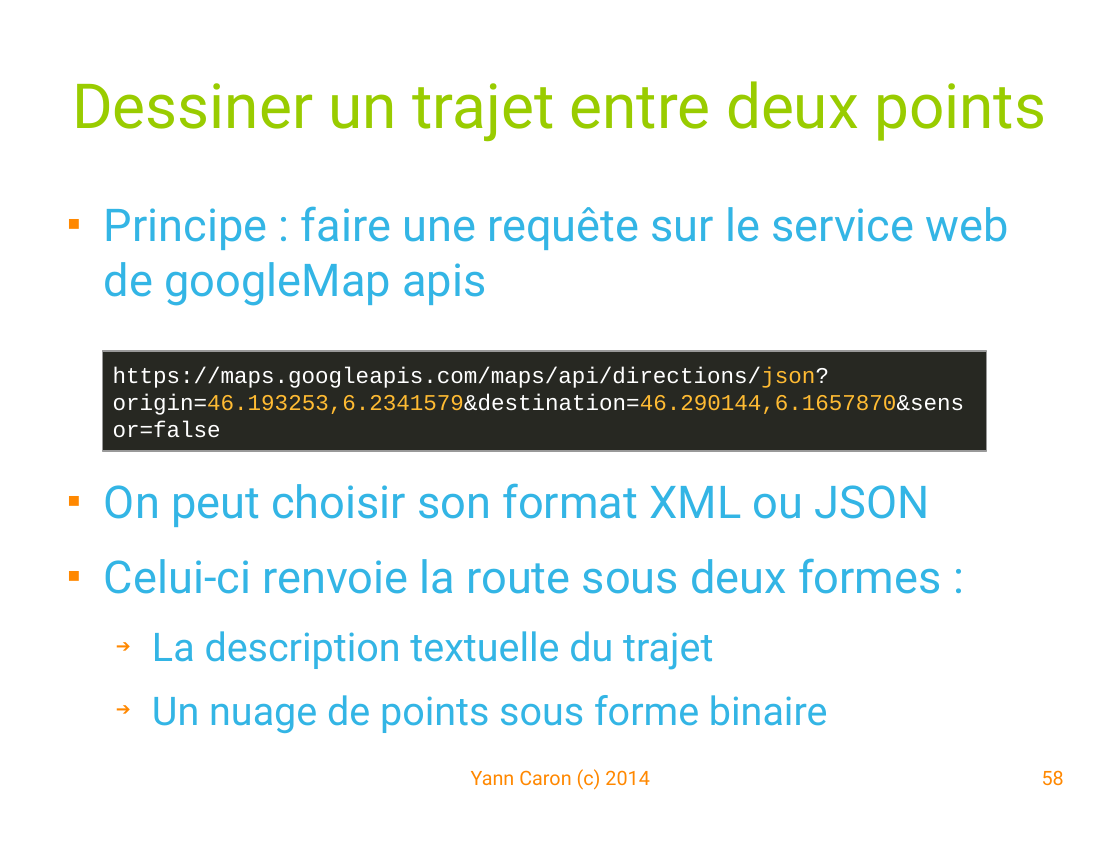
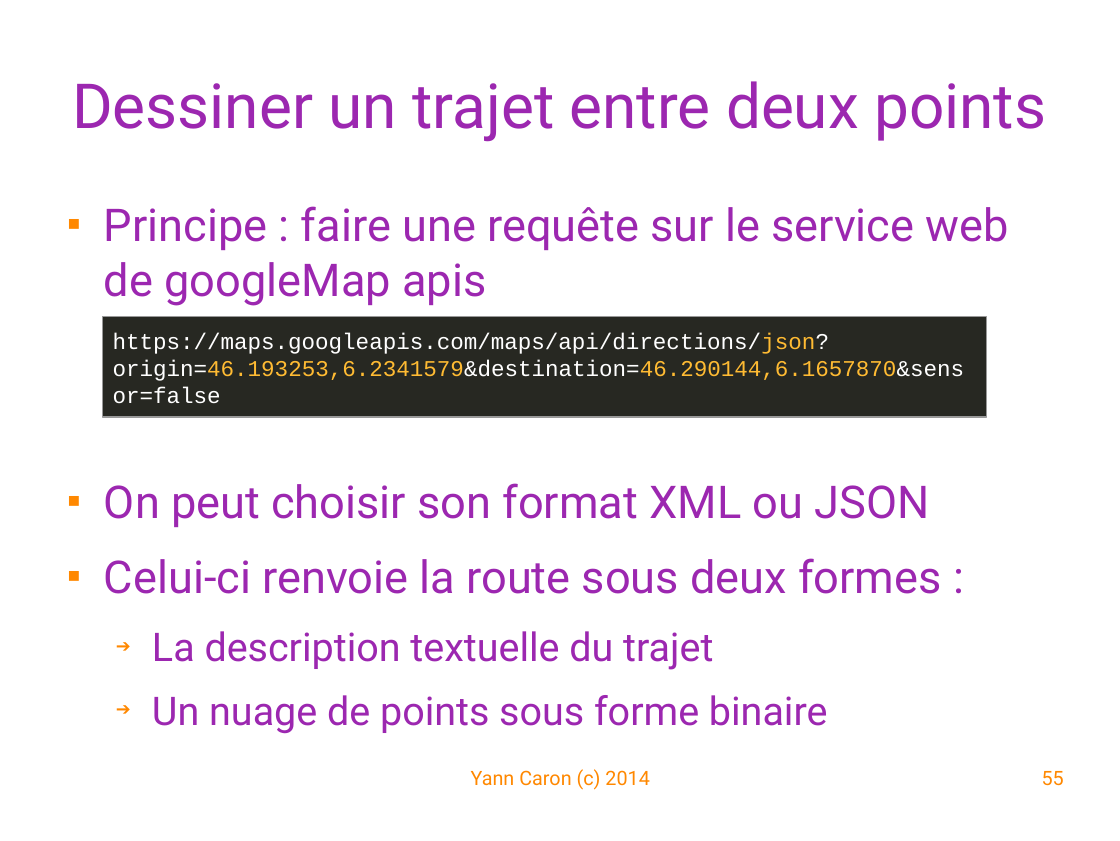
Before and after one commit to YannCaron/Android-ENSG, a slide deck: slide 55 of 05 - Google Map.odp (slide 58 before the commit). Drawn at 1120x841 pixels with LibreOffice and Linux fonts; fonts in the diff are those of the drawing; background and template pictures are left out. Boxes give left, top, right and bottom in pixels: in the first picture for what was removed or moved away, otherwise in the second. Text is boxed around its words. In the diff, an @@ line names an element or a change of style, - is before the commit and + after.

Commit message:
tp googlemap

```diff
--- a/05 - Google Map.odp
+++ b/05 - Google Map.odp
@@ title "Dessiner un trajet entre deux ..." at box(72, 81, 1046, 142): text colour #99CC00 to #9C27B0 @@
@@ text "Principe : faire une requête ..." at box(104, 206, 1009, 734): text colour #33B5E5 to #9C27B0 @@
@@ rectangle "https://maps.googleapis.com/maps/api/directions/json?origin= ...": place and size @@
-rectangle "https://maps.googleapis.com/maps/api/directions/json?origin= ..." at box(103, 351, 987, 451)
+rectangle "https://maps.googleapis.com/maps/api/directions/json?origin= ..." at box(103, 316, 987, 417)
@@ page number at box(1042, 771, 1064, 786): text changed @@
-58
+55
```
Also in this commit, not shown: 19 other slides changed, 5 slides added, 8 slides removed, 16 other files.
